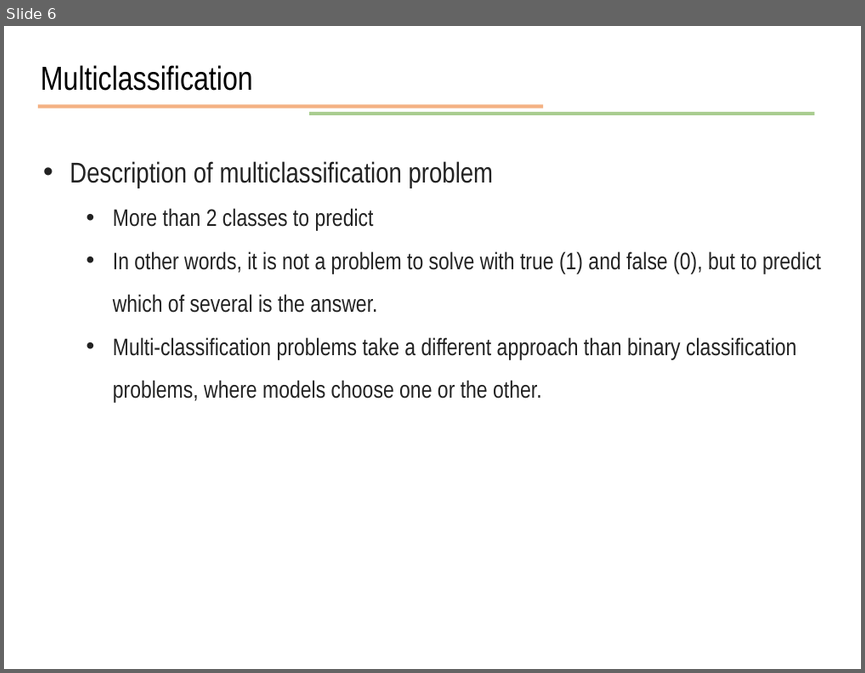
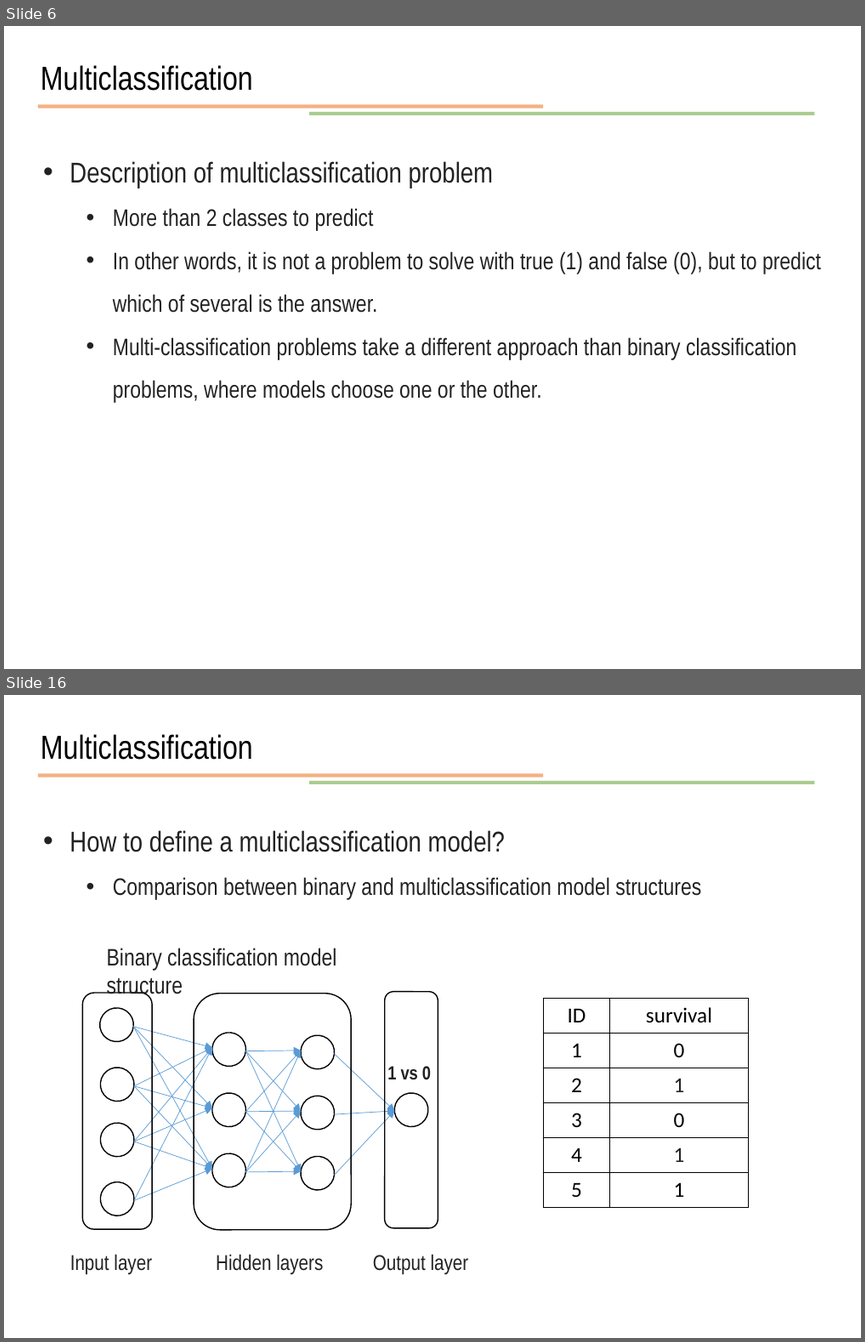
Before and after one commit to JunetaeKim/DeepLearningClass, a slide deck: Week10/week10 Introduction to tensorflow.pptx. Shown one above the other, each under a label of ours: slide 6 before the commit, slides 6 and 16 after it; the slides between them are not shown. The pictures are 865x673 and 865x1342 pixels, drawn with LibreOffice and Linux fonts; fonts in the diff are those of the drawing. Boxes give left, top, right and bottom in pixels: in the first picture for what was removed or moved away, otherwise in the second. Text is boxed around its words. In the diff, an @@ line names an element or a change of style, - is before the commit and + after.

```diff
--- a/Week10/week10 Introduction to tensorflow.pptx
+++ b/Week10/week10 Introduction to tensorflow.pptx
@@ slide 16 added at (4,695,861,1338), background #FFFFFF @@
@@ text added at (41,734,253,760), 28 pt, text #000000 @@
+Multiclassification
@@ line added from (38, 776) to (543, 776), #ED7D31 3 pt @@
@@ line added from (309, 783) to (815, 783), #70AD47 3 pt @@
@@ text added at (69,830,701,900), 20 pt, text #222222 @@
+• How to define a multiclassification model?
+  • Comparison between binary and multiclassification model structures
@@ text added at (107,947,337,998), 20 pt, text #222222 @@
+Binary classification model structure
@@ rounded rectangle added at (83,993,152,1229), outline #000000 1 pt @@
@@ rounded rectangle added at (194,993,351,1230), outline #000000 1 pt @@
@@ rounded rectangle added at (385,992,438,1228), outline #000000 1 pt @@
@@ table added at (543,998,748,1207), 6 rows, 2 columns @@
+ID | survival
+1 | 0
+2 | 1
+3 | 0
+4 | 1
+5 | 1
@@ text added at (387,1066,431,1080), 16 pt, text #222222, bold @@
+1 vs 0
@@ group added at (98,1006,430,1217): 23 arrows, 11 ellipses @@
@@ text added at (70,1253,152,1275), 18 pt, text #222222 @@
+Input layer
@@ text added at (216,1253,323,1275), 18 pt, text #222222 @@
+Hidden layers
@@ text added at (373,1253,469,1275), 18 pt, text #222222 @@
+Output layer
```
Also in this commit, not shown: 1 slide changed, 16 other slides added, 3 other files.
